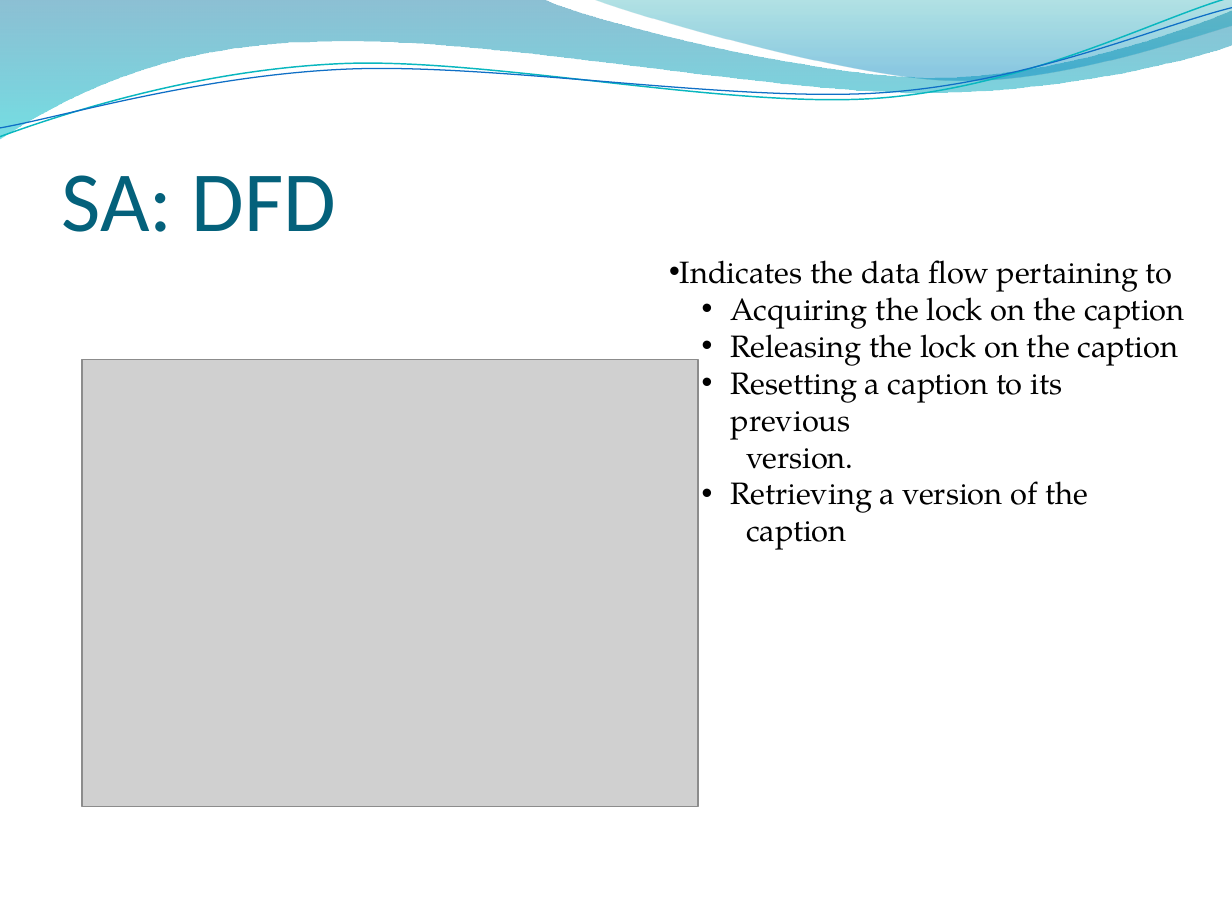
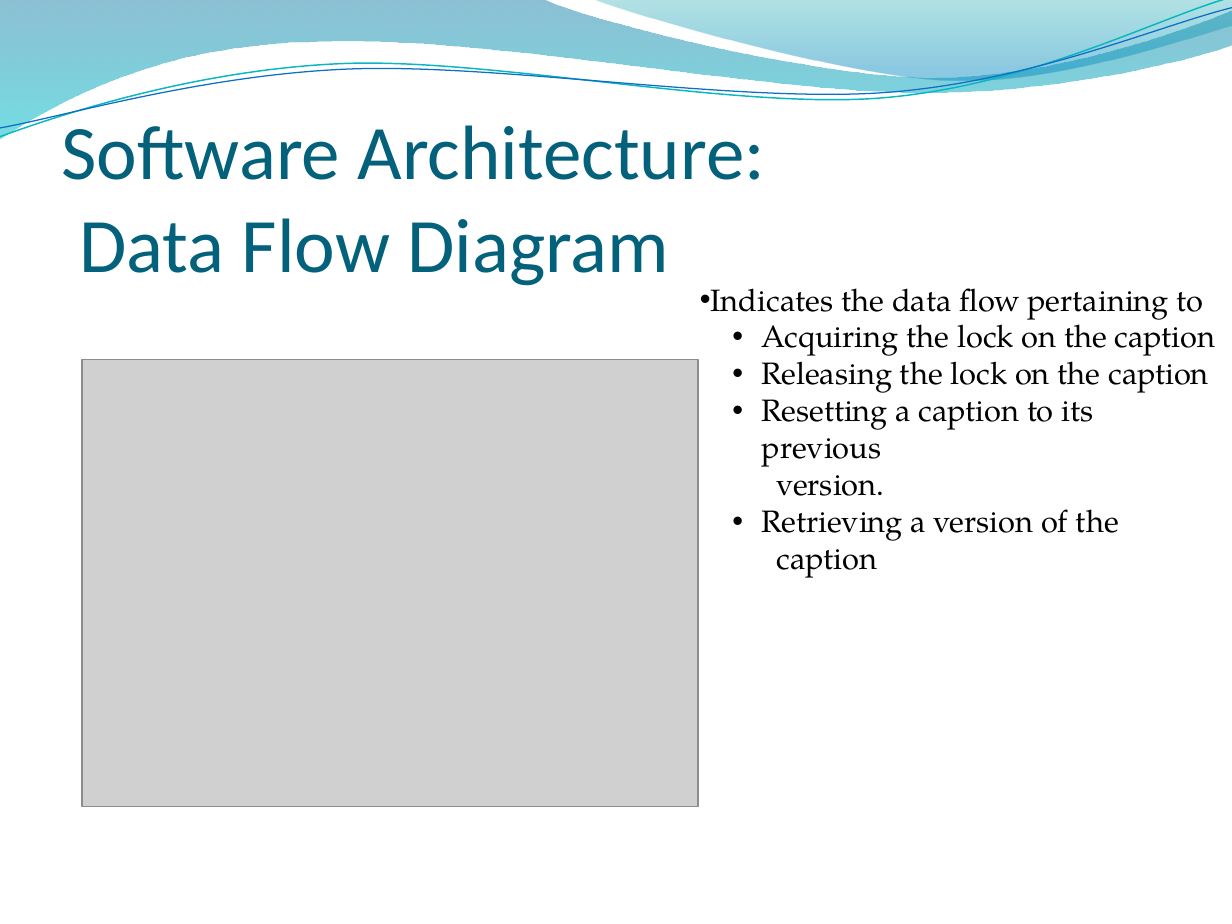
Before and after one commit to ProjPossibility/pp-community-captioner, a slide deck: slide 11 of CC.pptx. Drawn at 1232x924 pixels with LibreOffice and Linux fonts; fonts in the diff are those of the drawing; grey boxes stand for pictures; background and template pictures are left out. Boxes give left, top, right and bottom in pixels: in the first picture for what was removed or moved away, otherwise in the second. Text is boxed around its words. In the diff, an @@ line names an element or a change of style, - is before the commit and + after.

```diff
--- a/CC.pptx
+++ b/CC.pptx
@@ title at (62, 115, 765, 286): text changed; size 50 to 45 pt @@
-SA: DFD
+Software Architecture:
+Data Flow Diagram
@@ text "Indicates the data flow pertaining ...": place and size @@
-text "Indicates the data flow pertaining ..." at (680, 260, 1185, 550)
+text "Indicates the data flow pertaining ..." at (711, 288, 1216, 578)
```
Also in this commit, not shown: 9 other slides changed.
